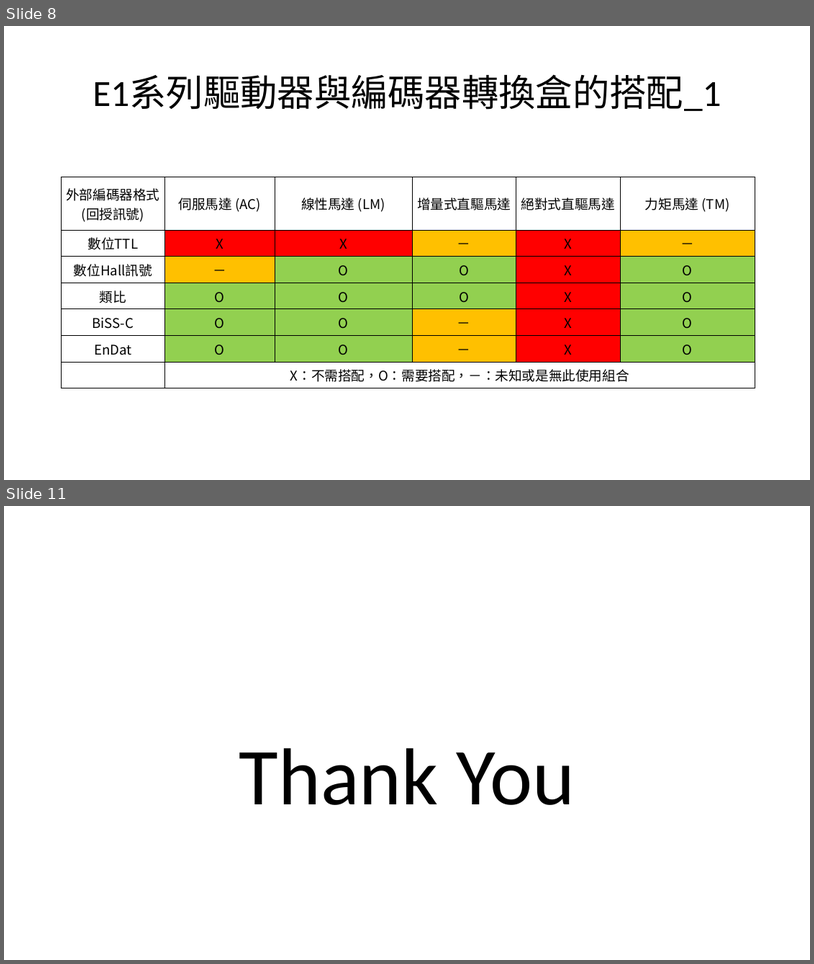
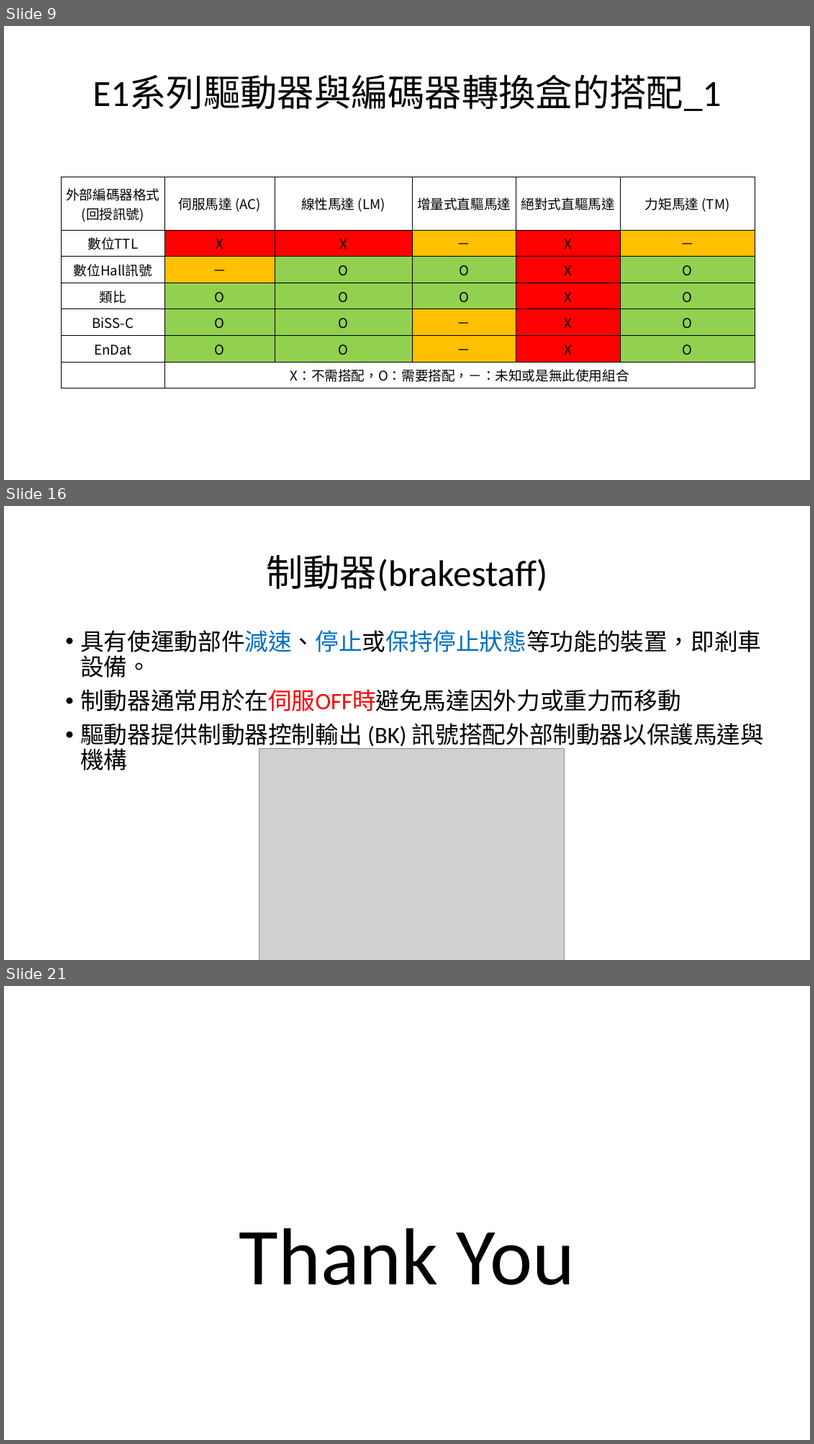
Before and after one commit to handsomeyo-wei/introduce-product-of-controllers-and-drivers, a slide deck: 產品簡介.pptx. Shown one above the other, each under a label of ours: slides 8 and 11 before the commit, slides 9, 16 and 21 after it; the slides between them are not shown. The pictures are 814x964 and 814x1444 pixels, drawn with LibreOffice and Linux fonts; fonts in the diff are those of the drawing; grey boxes stand for pictures. Boxes give left, top, right and bottom in pixels: in the first picture for what was removed or moved away, otherwise in the second. Text is boxed around its words. In the diff, an @@ line names an element or a change of style, - is before the commit and + after.

```diff
--- a/產品簡介.pptx
+++ b/產品簡介.pptx
@@ slide 16 added at box(4, 506, 810, 960), background #FFFFFF @@
@@ title added at box(266, 555, 548, 591), 44 pt, text #000000 @@
+制動器(brakestaff)
@@ text added at box(80, 630, 764, 770), 28 pt, text #000000 @@
+• 具有使運動部件減速、停止或保持停止狀態等功能的裝置，即剎車設備。
+• 制動器通常用於在伺服OFF時避免馬達因外力或重力而移動
+• 驅動器提供制動器控制輸出 (BK) 訊號搭配外部制動器以保護馬達與機構
@@ picture added at box(260, 749, 564, 960) @@
@@ what was slide 8 is now slide 9 @@
@@ what was slide 11 is now slide 21 @@
```
Also in this commit, not shown: 3 slides changed, 10 other slides added.
